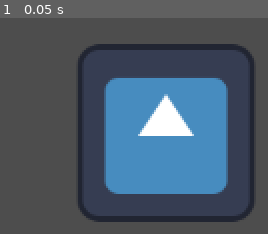
Above: before the commit, frame 1.
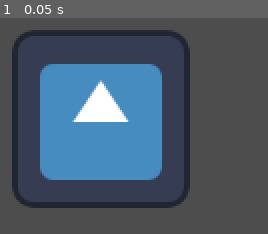
Above: after the commit, the same moment.

Repository: Comotcaiten/re_turnbase_project
Game: Godot game, scene res://test/level.tscn
Two runs of this game, one before a commit and one after it. Both use one fixed random seed, a clock stepped at 60 frames per second and the inputs below. The engine's default icon, where the game draws it, is replaced by a stand-in: a white triangle on a blue panel in a dark square.
Inputs:
- Up to frame 1 (0.05 s): no input

The runs differ from the first frame. In frame 1, 41% of the frame differs, in the area x 4-95%, y 5-95%.

Commit message:
update item (about armor, weapon) and character

Diff:
--- /dev/null
+++ b/Head_Iron.tres
@@ -0,0 +1,14 @@
+[gd_resource type="Resource" script_class="ItemzArmorBase" load_steps=3 format=3 uid="uid://dq6ir2ljgqqme"]
+
+[ext_resource type="Script" path="res://lb/api/item/ItemzAttribute.gd" id="1_4jcix"]
+[ext_resource type="Script" path="res://lb/api/item/ItemzArmorBase.gd" id="2_427ir"]
+
+[resource]
+script = ExtResource("2_427ir")
+type = 0
+defense = 20
+id = ""
+name = "Head_Iron"
+damage = 0
+unbreakable = false
+attributes = Array[ExtResource("1_4jcix")]([])
--- a/lb/api/battle/BattleUnit.gd
+++ b/lb/api/battle/BattleUnit.gd
@@ -6,6 +6,7 @@
 	get:
 		return max(level, 0)
 @export var weapon: ItemzBase
+@export var head: ItemzBase
 
 @export var isPlayerUnit: bool
 
@@ -15,13 +16,19 @@
 
 func SetUp():
 	character = Character.new(base, level)
-	EquipmentItemForHand(weapon)
+	# EquipmentHand(weapon)
+	EquipmentItem(weapon, ItemzSlot.Type.Mainhand)
+	EquipmentItem(head, ItemzSlot.Type.Head)
 	# hud.SetData(character)
 	print("-----<BattelUnit SetUp>-----")
 	character.PrintAttribute()
 	character.PrintSkill()
+	character.PrintItemEquiped()
 	# hud.SetData(character)
 	print("-----</BattelUnit SetUp>-----")
 
-func EquipmentItemForHand(_weapon: ItemzWeaponBase):
+func EquipmentHand(_weapon: ItemzWeaponBase):
 	character.EquipmentItemForHand(_weapon)
+
+func EquipmentItem(_item: ItemzBase, _slot: ItemzSlot.Type):
+	character.EquipItem(_item, _slot)
--- a/lb/api/character/Character.gd
+++ b/lb/api/character/Character.gd
@@ -8,7 +8,10 @@
 	get:
 		return base.name
 
-var handSlot: ItemzBase
+var mainhandSlot: ItemzBase
+var headSlot: ItemzBase
+var chestSlot: ItemzBase
+var legsSlot: ItemzBase
 
 var attribute_base: Dictionary = {
 	CharacterBase.Attribute.Hp: 0,
@@ -72,25 +75,53 @@
 		if skill.level <= level:
 			skills.append(Skill.new(skill.base))
 
-func EquipmentItemForHand(_item: ItemzBase):
-	print("Trang bi ", _item, ", ", _item.name)
-	self.handSlot = _item
+
+func EquipItem(_item: ItemzBase, slotType: ItemzSlot.Type):
+	# enum Type {AnySlot, Mainhand, Head, Chest, Legs, Inventory}
+	match slotType:
+		ItemzSlot.Type.AnySlot:
+			print("AnySlot")
+		ItemzSlot.Type.Mainhand:
+			self.mainhandSlot = _item
+		ItemzSlot.Type.Head:
+			self.headSlot = _item
+		ItemzSlot.Type.Chest:
+			self.chestSlot = _item
+		ItemzSlot.Type.Legs:
+			self.legsSlot = _item
+		ItemzSlot.Type.Inventory:
+			print("Inventory")
+		_:
+			print("<!> Không thể trang bị/bỏ trong kho - Item is null/can result")
+
 
 func GetAttribute(attribute: CharacterBase.Attribute) -> int:
 	var amountBase = attribute_base[attribute]
 	var amountModified = attribute_modified[attribute]
 
 	# Item
-	if handSlot != null:
+	# <Mainhand>
+	if mainhandSlot != null:
 		# <Extra>
 		if attribute == CharacterBase.Attribute.Attack:
-			amountBase += handSlot.damage
-			print("Attack Bonus ", handSlot.damage)
+			amountBase += mainhandSlot.damage
+			print("Attack Bonus ", mainhandSlot.damage)
 		# </Extra>
 		# <Attribute>
-		amountBase += handSlot.GetValueAttribute(attribute)
-		print(CharacterBase.Attribute.keys()[attribute], " Bonus ", handSlot.GetValueAttribute(attribute))
+		amountBase += mainhandSlot.GetValueAttribute(attribute)
+		print(CharacterBase.Attribute.keys()[attribute], " Bonus ", mainhandSlot.GetValueAttribute(attribute))
 		#	</Attribute>
+	# </MainHand>
+	# <Head>
+	if headSlot != null:
+		if (headSlot is ItemzArmorBase) and (attribute == CharacterBase.Attribute.Defense):
+			amountBase += headSlot.defense
+			print("Defense Bonus ", headSlot.defense)
+		# <Attribute>
+		amountBase += headSlot.GetValueAttribute(attribute)
+		print(CharacterBase.Attribute.keys()[attribute], " Bonus ", headSlot.GetValueAttribute(attribute))
+		#	</Attribute>
+	# </Head>
 	# /Item
 
 	var amountCal = amountBase + ((amountModified * amountBase) / 100.0)
@@ -138,5 +169,22 @@
 	print("Defense: ", defense)
 	print("-----</Print_Attribute>-----")
 
+func item_info(item: ItemzBase) -> String:
+	if item:
+		return "{a} => {b}".format({"a": item, "b": item.name})
+	return "None"
+
+func PrintItemEquiped():
+	print("-----<Trang bi>-----")
+
+	# Sử dụng hàm item_info để tạo chuỗi thông tin trang bị
+	print("Mainhand: ", item_info(mainhandSlot))
+	print("Head: ", item_info(headSlot))
+	print("Chest: ", item_info(chestSlot))
+	print("Legs: ", item_info(legsSlot))
+
+	print("-----</Trang bi>-----")
+
+
 func RandomSkill() -> Skill:
 	return skills[randi() % skills.size()]
--- a/test/level.tscn
+++ b/test/level.tscn
@@ -1,17 +1,19 @@
-[gd_scene load_steps=5 format=3 uid="uid://bsjccjptx21yf"]
+[gd_scene load_steps=6 format=3 uid="uid://bsjccjptx21yf"]
 
 [ext_resource type="Script" path="res://lb/api/battle/BattleSystem.gd" id="1_5r4jo"]
 [ext_resource type="PackedScene" uid="uid://c1c4pom7oucpd" path="res://test/character.tscn" id="2_x2l47"]
 [ext_resource type="Resource" uid="uid://cn0baomiff04h" path="res://Knight.tres" id="3_3iocd"]
 [ext_resource type="Resource" uid="uid://bywqbwevoakdd" path="res://Iron_Sword.tres" id="4_68qwd"]
+[ext_resource type="Resource" uid="uid://dq6ir2ljgqqme" path="res://Head_Iron.tres" id="5_tv6v3"]
 
 [node name="Level" type="Node2D" node_paths=PackedStringArray("player")]
 script = ExtResource("1_5r4jo")
 player = NodePath("character")
 
 [node name="character" parent="." instance=ExtResource("2_x2l47")]
-position = Vector2(447, 210)
+position = Vector2(400, 200)
 base = ExtResource("3_3iocd")
 level = 5
 weapon = ExtResource("4_68qwd")
+head = ExtResource("5_tv6v3")
 isPlayerUnit = true
